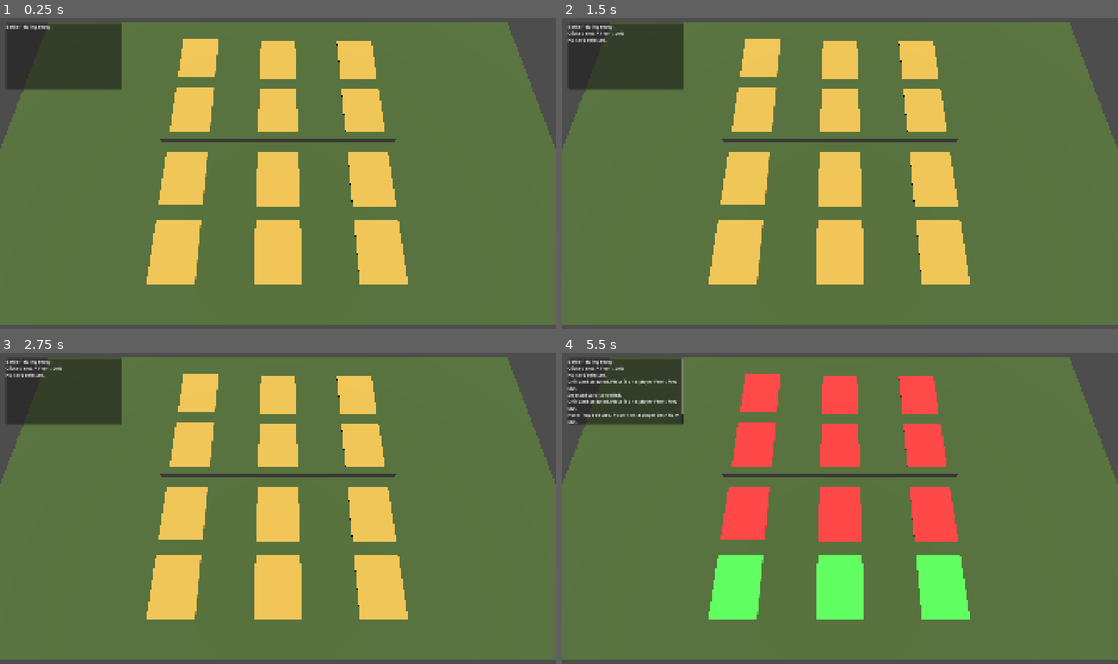
Above: before the commit, frames 1-4 (two rows, left to right).
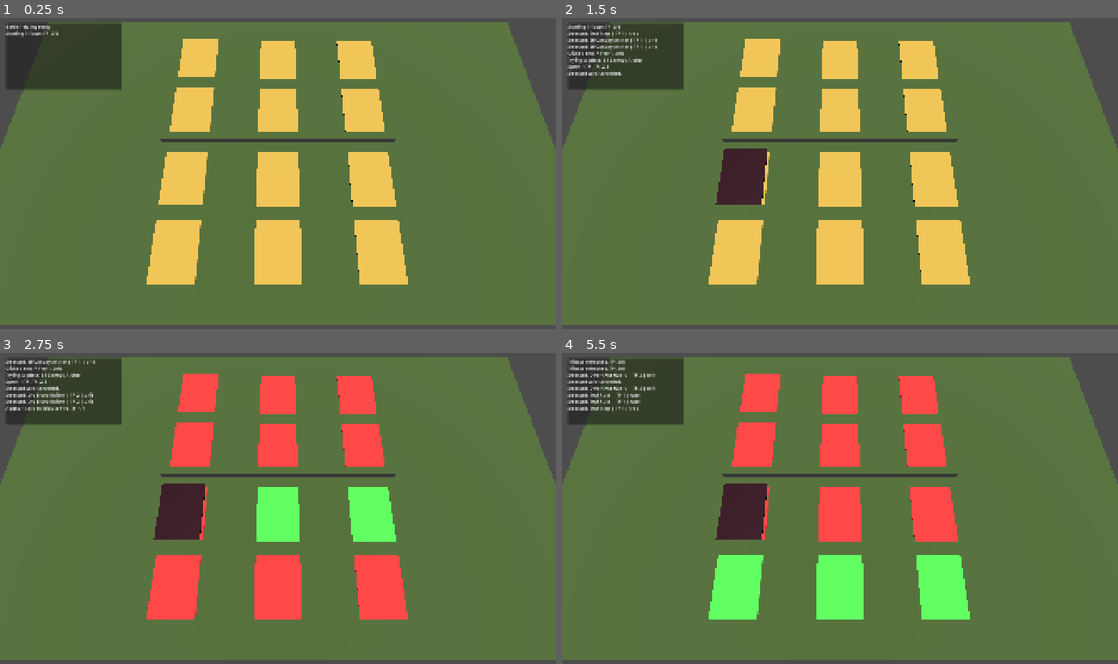
Above: after the commit, the same moments.

Repository: Drozmog/Legions-of-Valor
Game: Godot game, scene res://battlefield_3d.tscn
Same seed, same stepped clock (60 frames per second), same inputs: the game is played once before the commit and once after it.
Inputs (mouse positions are in pixels of both pictures, inside the frame that each line leads up to):
- Up to frame 1 (0.25 s): no input
- Up to frame 2 (1.5 s): tap Enter at 0.5 s; move the mouse to (962, 157) at 0.52 s; tap 3 at 0.6 s; click (962, 157) at 0.67 s; tap 4 at 0.8, 1.35 s; tap Space at 1.25 s; move the mouse to (728, 189) at 1.27 s; click (728, 189) at 1.42 s
- Up to frame 3 (2.75 s): tap 5 at 1.55, 2.1 s; tap Enter at 2 s; move the mouse to (333, 440) at 2.02 s; click (333, 440) at 2.17 s; tap T at 2.3 s
- Up to frame 4 (5.5 s): tap Space at 2.75, 5 s; move the mouse to (812, 570) at 2.77 s; tap T at 2.85 s; click (812, 570) at 2.92 s; tap Y at 3.05, 3.6 s; tap Enter at 3.5 s; move the mouse to (1006, 555) at 3.52 s; click (1006, 555) at 3.67 s; tap 1 at 3.8, 4.35 s; tap Escape at 4.15 s; move the mouse to (673, 461) at 4.27 s; click (673, 461) at 4.42 s; tap 2 at 4.55, 5.1 s; move the mouse to (867, 508) at 5.02 s; click (867, 508) at 5.17 s; tap 3 at 5.3 s

The runs differ from the first frame. In frame 1, less than 0.1% of the frame differs, in the area x 0-11%, y 4-7%; in frame 2, 2.2%; in frame 3, 16%, in the area x 0-74%, y 2-86%; in frame 4, 2.6%.

Commit message:
other test cards exist on button 1-5. added tribute point system which checks if you have points to spend for cards. T adds TP. Y sets TP to MAX

Diff:
--- a/Data/Cards/Dwarf_Axe_Guard.tres
+++ b/Data/Cards/Dwarf_Axe_Guard.tres
@@ -4,4 +4,14 @@
 
 [resource]
 script = ExtResource("1_awqur")
+card_id = "Dwarf_Axe_Guard"
+card_name = "Dwarf Axe Guard"
+race = "dwarf"
+card_type = "unit"
+rarity = "common"
+tribute_cost = 2
+ap = 2
+dp = 3
+ability_text = "Basic frontline dwarf unit."
+lore_text = "Werha Gashti"
 metadata/_custom_type_script = "uid://20ngslec6o41"
--- a/Data/Cards/Elf_Canopy_Archer.tres
+++ b/Data/Cards/Elf_Canopy_Archer.tres
@@ -4,4 +4,14 @@
 
 [resource]
 script = ExtResource("1_405bc")
+card_id = "Elf_Canopy_Archer"
+card_name = "Elf Canopy Archer"
+race = "elf"
+card_type = "unit"
+rarity = "common"
+tribute_cost = 1
+ap = 2
+dp = 1
+ability_text = "Basic ranged elf."
+lore_text = "Kaleji"
 metadata/_custom_type_script = "uid://20ngslec6o41"
--- a/Data/Cards/Orc_Blood_Raider.tres
+++ b/Data/Cards/Orc_Blood_Raider.tres
@@ -4,4 +4,13 @@
 
 [resource]
 script = ExtResource("1_pd6ev")
+card_id = "Orc_Blood_Raider"
+card_name = "Orc Blood Raider"
+race = "orc"
+card_type = "unit"
+rarity = "common"
+tribute_cost = 2
+ap = 3
+ability_text = "Basic orc berserker."
+lore_text = "Saand Penchod"
 metadata/_custom_type_script = "uid://20ngslec6o41"
--- a/Data/Cards/Test_Ruse.tres
+++ b/Data/Cards/Test_Ruse.tres
@@ -9,7 +9,8 @@
 race = "netural"
 card_type = "ruse"
 rarity = "common"
-mana_cost = 1
+tribute_cost = 1
 dp = 1
 ability_text = "Returns to hand if exposed by a cautious strike."
+lore_text = "Ungli"
 metadata/_custom_type_script = "uid://20ngslec6o41"
--- a/Data/Cards/Test_Trap.tres
+++ b/Data/Cards/Test_Trap.tres
@@ -4,13 +4,13 @@
 
 [resource]
 script = ExtResource("1_lvhmn")
-card_id = "dwarf_axe_guard"
-card_name = "Dwarf Axe Guard"
-race = "dwarf"
-card_type = "unit"
+card_id = "Test_Trap"
+card_name = "Test Trap"
+race = "neutral"
+card_type = "trap"
 rarity = "common"
-mana_cost = 2
-ap = 2
-dp = 3
-ability_text = "Basic frontline dwarf unit."
+tribute_cost = 1
+dp = 1
+ability_text = "Triggers when attacked."
+lore_text = "Seedhi Ungli"
 metadata/_custom_type_script = "uid://20ngslec6o41"
--- a/Scenes/Cards/CardData.gd
+++ b/Scenes/Cards/CardData.gd
@@ -8,9 +8,11 @@
 @export var card_type: String = "" # unit, ruse, trap, spell, equipment
 @export var rarity: String = "" # common, rare, elite
 
-@export var mana_cost: int = 0
+@export var tribute_cost: int = 0
 @export var ap: int = 0
 @export var dp: int = 0
 
 @export_multiline var ability_text: String = ""
+@export_multiline var lore_text: String = ""
+
 @export var card_art: Texture2D
--- /dev/null
+++ b/Scenes/Cards/Cards3D.gd
@@ -0,0 +1,30 @@
+extends Node3D
+
+var card_data: CardData = null
+
+@onready var card_body: MeshInstance3D = $CardBody
+
+
+func assign_card_data(data: CardData) -> void:
+	card_data = data
+	name = "Card3D_" + data.card_id
+
+	update_visuals()
+
+
+func update_visuals() -> void:
+	if card_data == null:
+		return
+
+	var mat := StandardMaterial3D.new()
+
+	if card_data.card_type == "unit":
+		mat.albedo_color = Color(0.25, 0.45, 0.85, 1.0)
+	elif card_data.card_type == "ruse":
+		mat.albedo_color = Color(0.55, 0.35, 0.85, 1.0)
+	elif card_data.card_type == "trap":
+		mat.albedo_color = Color(0.75, 0.25, 0.25, 1.0)
+	else:
+		mat.albedo_color = Color(0.8, 0.8, 0.8, 1.0)
+
+	card_body.material_override = mat
--- a/Scripts/Battlefield/BattlefieldManager.gd
+++ b/Scripts/Battlefield/BattlefieldManager.gd
@@ -2,15 +2,26 @@
 
 const TEST_CARD_SCENE: PackedScene = preload("res://Scenes/Cards/Card3D_Test.tscn")
 
+const DWARF_AXE_GUARD: CardData = preload("res://Data/Cards/Dwarf_Axe_Guard.tres")
+const ELF_CANOPY_ARCHER: CardData = preload("res://Data/Cards/Elf_Canopy_Archer.tres")
+const ORC_BLOOD_RAIDER: CardData = preload("res://Data/Cards/Orc_Blood_Raider.tres")
+const TEST_RUSE: CardData = preload("res://Data/Cards/Test_Ruse.tres")
+const TEST_TRAP: CardData = preload("res://Data/Cards/Test_Trap.tres")
+
 @onready var board_slots: Node3D = $BoardSlots
 @onready var game_log = $GameLog
+@onready var tribute_manager = $TributeManager
 
 var selected_card_scene: PackedScene = null
+var selected_card_data: CardData = null
 var has_selected_card: bool = false
-var selected_card_type: String = ""
+
 
 func _ready() -> void:
 	connect_all_slots()
+	tribute_manager.add_tribute(3)
+	log_msg("Starting Tribute: " + tribute_manager.get_status_text())
+
 
 
 func connect_all_slots() -> void:
@@ -21,37 +32,50 @@
 		if slot.has_signal("slot_right_clicked"):
 			slot.slot_right_clicked.connect(_on_slot_right_clicked)
 
-func select_test_ruse() -> void:
-	selected_card_scene = TEST_CARD_SCENE
-	selected_card_type = "ruse"
-	has_selected_card = true
-	log_msg("Ruse/Trap selected. Place it on a player Back Row slot.")
-	update_slot_highlights()
-
 
 func _input(event: InputEvent) -> void:
 	if event is InputEventKey and event.pressed:
 		if event.keycode == KEY_1:
-			select_test_card()
+			select_card(DWARF_AXE_GUARD)
+
 		if event.keycode == KEY_2:
-			select_test_ruse()
+			select_card(TEST_RUSE)
+
+		if event.keycode == KEY_3:
+			select_card(TEST_TRAP)
+
+		if event.keycode == KEY_4:
+			select_card(ELF_CANOPY_ARCHER)
+
+		if event.keycode == KEY_5:
+			select_card(ORC_BLOOD_RAIDER)
 
 		if event.keycode == KEY_ESCAPE:
 			cancel_selected_card()
 
+		if event.keycode == KEY_T:
+			tribute_manager.add_tribute(1)
+			log_msg("Added 1 card to Tribute Pile. " + tribute_manager.get_status_text())
 
-func select_test_card() -> void:
+		if event.keycode == KEY_Y:
+			tribute_manager.refresh_tribute_points()
+			log_msg("Tribute refreshed. " + tribute_manager.get_status_text())
+
+
+func select_card(card_data: CardData) -> void:
 	selected_card_scene = TEST_CARD_SCENE
-	selected_card_type = "unit"
+	selected_card_data = card_data
 	has_selected_card = true
-	log_msg("Unit card selected. Place it on a player Front Row slot.")
+
+	log_msg("Selected: " + card_data.card_name + " | TP " + str(card_data.tribute_cost) + " | " + card_data.card_type)
 	update_slot_highlights()
 
 
 func cancel_selected_card() -> void:
 	selected_card_scene = null
-	selected_card_type = ""
+	selected_card_data = null
 	has_selected_card = false
+
 	log_msg("Selected card cancelled.")
 	update_slot_highlights()
 
@@ -65,30 +89,66 @@
 		log_msg("No card selected.")
 		return
 
-	if not is_valid_slot_for_selected_card(slot):
-		log_msg("Invalid placement for selected card: " + str(slot_id))
+	if selected_card_data == null:
+		log_msg("Selected card data is missing.")
 		return
 
-	var placed_successfully: bool = slot.place_card(selected_card_scene)
+	if not is_valid_slot_for_selected_card(slot):
+		log_msg("Invalid placement for " + selected_card_data.card_name + " on " + str(slot_id))
+		return
+
+	log_msg("Trying to place: " + selected_card_data.card_name)
+
+	if not tribute_manager.can_afford(selected_card_data.tribute_cost):
+		log_msg("Not enough Tribute Points. Need " + str(selected_card_data.tribute_cost) + ", have " + str(tribute_manager.current_tribute_points) + ".")
+		return
+
+	var placed_successfully: bool = slot.place_card(selected_card_scene, selected_card_data)
 
 	if placed_successfully:
+		tribute_manager.spend_tribute(selected_card_data.tribute_cost)
+		log_msg("Spent " + str(selected_card_data.tribute_cost) + " TP. " + tribute_manager.get_status_text())
 		cancel_selected_card()
 
 
 func _on_slot_right_clicked(slot: Node) -> void:
+	var slot_id: String = slot.get_meta("slot_id", "")
 	slot.clear_slot()
+	log_msg("Cleared slot: " + str(slot_id))
+	update_slot_highlights()
 
 
-func log_msg(message: String) -> void:
-	if game_log and game_log.has_method("add_log"):
-		game_log.add_log(message)
-	else:
-		print(message)
+func is_valid_slot_for_selected_card(slot: Node) -> bool:
+	var slot_owner: String = slot.get_meta("owner", "")
+	var slot_row: String = slot.get_meta("row", "")
+
+	if not has_selected_card:
+		return false
+
+	if selected_card_data == null:
+		return false
+
+	if slot_owner != "player":
+		return false
+
+	if slot.occupied:
+		return false
+
+	if selected_card_data.card_type == "unit":
+		return slot_row == "front"
+
+	if selected_card_data.card_type == "ruse" or selected_card_data.card_type == "trap":
+		return slot_row == "back"
+
+	return false
 
 
 func update_slot_highlights() -> void:
 	for slot in board_slots.get_children():
 		if not slot.has_method("set_highlight"):
+			continue
+
+		if not slot.has_method("set_invalid_highlight"):
 			continue
 
 		if not has_selected_card:
@@ -102,23 +162,8 @@
 			slot.set_invalid_highlight(true)
 
 
-func is_valid_slot_for_selected_card(slot: Node) -> bool:
-	var slot_owner: String = slot.get_meta("owner", "")
-	var slot_row: String = slot.get_meta("row", "")
-
-	if not has_selected_card:
-		return false
-
-	if slot_owner != "player":
-		return false
-
-	if slot.occupied:
-		return false
-
-	if selected_card_type == "unit":
-		return slot_row == "front"
-
-	if selected_card_type == "ruse" or selected_card_type == "trap":
-		return slot_row == "back"
-
-	return false
+func log_msg(message: String) -> void:
+	if game_log != null and game_log.has_method("add_log"):
+		game_log.add_log(message)
+	else:
+		print("LOG FALLBACK: " + message)
--- a/Scripts/Battlefield/BoardSlot.gd
+++ b/Scripts/Battlefield/BoardSlot.gd
@@ -38,7 +38,7 @@
 			slot_right_clicked.emit(self)
 
 
-func place_card(card_scene: PackedScene) -> bool:
+func place_card(card_scene: PackedScene, card_data: CardData) -> bool:
 	if occupied:
 		print(get_meta("slot_id"), " is already occupied.")
 		return false
@@ -48,6 +48,9 @@
 
 	placed_card.position = Vector3.ZERO
 	placed_card.rotation = Vector3.ZERO
+
+	if placed_card.has_method("assign_card_data"):
+		placed_card.assign_card_data(card_data)
 
 	occupied = true
 	set_meta("occupied", true)
--- /dev/null
+++ b/Scripts/Battlefield/TributeManager.gd
@@ -0,0 +1,29 @@
+extends Node
+
+var tribute_pile_count: int = 0
+var current_tribute_points: int = 0
+
+
+func add_tribute(amount: int = 1) -> void:
+	tribute_pile_count += amount
+	refresh_tribute_points()
+
+
+func refresh_tribute_points() -> void:
+	current_tribute_points = tribute_pile_count
+
+
+func can_afford(cost: int) -> bool:
+	return current_tribute_points >= cost
+
+
+func spend_tribute(cost: int) -> bool:
+	if not can_afford(cost):
+		return false
+
+	current_tribute_points -= cost
+	return true
+
+
+func get_status_text() -> String:
+	return "TP: " + str(current_tribute_points) + "/" + str(tribute_pile_count)
--- a/battlefield_3d.tscn
+++ b/battlefield_3d.tscn
@@ -3,6 +3,7 @@
 [ext_resource type="Script" uid="uid://08vh6g385ekw" path="res://Scripts/Battlefield/BoardSlot.gd" id="1_kb538"]
 [ext_resource type="Script" uid="uid://d1bxaxrw4bbx1" path="res://Scripts/Battlefield/BattlefieldManager.gd" id="1_qglca"]
 [ext_resource type="Script" uid="uid://mrjpnlt8klf1" path="res://Scripts/Battlefield/GameLog.gd" id="3_pie2m"]
+[ext_resource type="Script" uid="uid://do8rfvsttcccj" path="res://Scripts/Battlefield/TributeManager.gd" id="4_6gjcl"]
 
 [sub_resource type="PlaneMesh" id="PlaneMesh_lmsbs"]
 size = Vector2(14, 8)
@@ -327,3 +328,6 @@
 [node name="LogText" type="RichTextLabel" parent="GameLog/PanelContainer/MarginContainer" unique_id=982092983]
 layout_mode = 2
 bbcode_enabled = true
+
+[node name="TributeManager" type="Node" parent="." unique_id=600675561]
+script = ExtResource("4_6gjcl")
Not shown, added: Scenes/Cards/Cards3D.gd.uid
Not shown, added: Scripts/Battlefield/TributeManager.gd.uid
